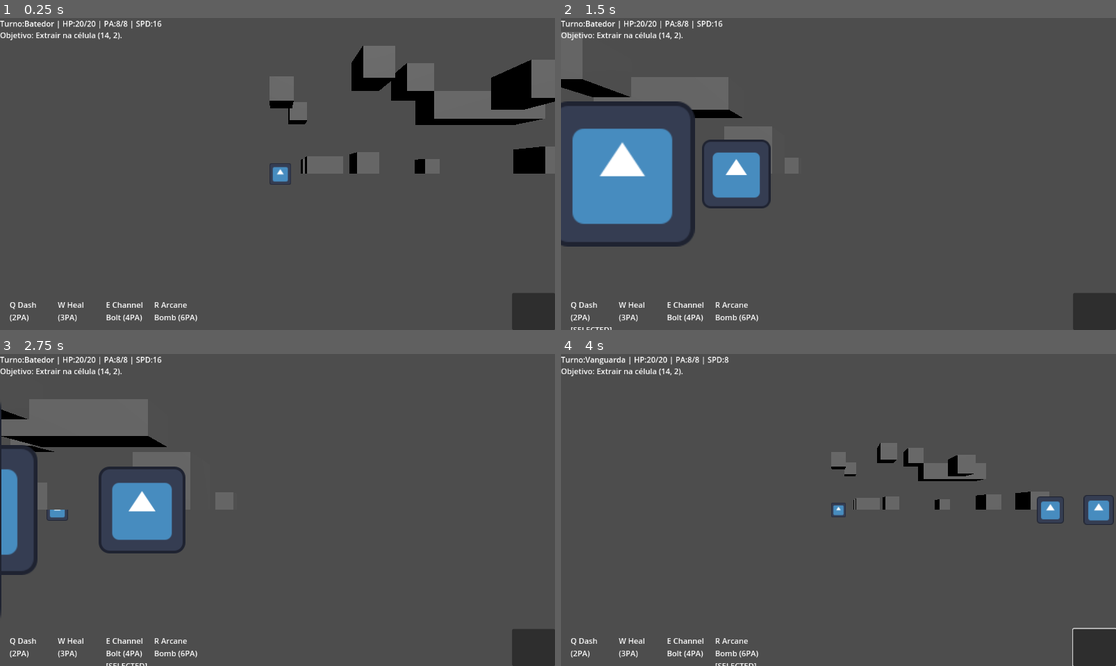
Above: before the commit, frames 1-4 (two rows, left to right).
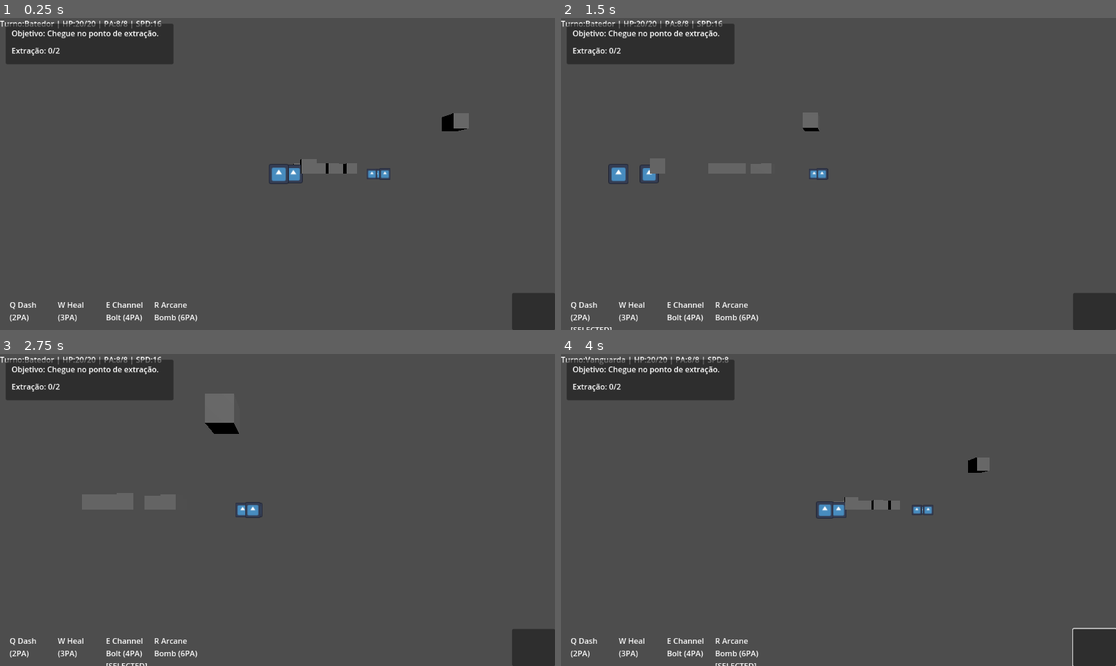
Above: after the commit, the same moments.

Repository: andrecc2507/JOGO
Game: Godot game, scene res://scene/main.tscn
The game is run twice, just before and just after one commit, with the same random seed, the same clock (stepped at 60 frames per second) and the same inputs. The engine's default icon, where the game draws it, is replaced by a stand-in: a white triangle on a blue panel in a dark square.
Inputs (mouse positions are in pixels of both pictures, inside the frame that each line leads up to):
- Up to frame 1 (0.25 s): no input
- Up to frame 2 (1.5 s): tap Enter at 0.5 s; move the mouse to (960, 158) at 0.52 s; hold D 0.53-1.28 s; hold Shift 0.53-1.28 s; click (960, 158) at 0.67 s; move the mouse to (727, 189) at 1.27 s; hold S from 1.28 s (still down); tap Q at 1.35 s
- Up to frame 3 (2.75 s): move the mouse to (333, 441) at 2.02 s; release S at 2.03 s; hold D from 2.03 s (still down); tap E at 2.1 s
- Up to frame 4 (4 s): release D at 2.75 s; click (1093, 647) at 2.75 s; move the mouse to (810, 572) at 3.52 s; hold W from 3.53 s (still down); tap R at 3.6 s; click (810, 572) at 3.67 s

The runs differ from the first frame. In frame 1, 11% of the frame differs, in the area x 0-100%, y 1-54%; in frame 2, 13%, in the area x 0-49%, y 1-74%; in frame 3, 10%; in frame 4, 6.8%.

Commit message:
Implement mission lifecycle UI and logic

Diff:
--- a/scene/main.tscn
+++ b/scene/main.tscn
@@ -59,12 +59,6 @@
 offset_bottom = 23.0
 text = "Turno . . ."
 
-[node name="ObjectiveLabel" type="Label" parent="UI"]
-offset_top = 24.0
-offset_right = 400.0
-offset_bottom = 48.0
-text = "Objetivo: ..."
-
 [node name="EndTurnButton" type="Button" parent="UI"]
 anchors_preset = 3
 anchor_left = 1.0
@@ -80,40 +74,74 @@
 offset_right = 40.0
 offset_bottom = 23.0
 
-[node name="ResultPanel" type="Panel" parent="UI"]
+[node name="MissionPanel" type="Panel" parent="UI"]
+offset_left = 12.0
+offset_top = 12.0
+offset_right = 360.0
+offset_bottom = 96.0
+
+[node name="ObjectiveLabel" type="Label" parent="UI/MissionPanel"]
+offset_left = 12.0
+offset_top = 8.0
+offset_right = 342.0
+offset_bottom = 32.0
+autowrap_mode = 2
+text = "Objetivo: ..."
+
+[node name="ProgressLabel" type="Label" parent="UI/MissionPanel"]
+offset_left = 12.0
+offset_top = 44.0
+offset_right = 342.0
+offset_bottom = 68.0
+autowrap_mode = 2
+text = "Progresso: ..."
+
+[node name="EndScreen" type="Panel" parent="UI"]
 anchors_preset = 8
 anchor_left = 0.5
 anchor_top = 0.5
 anchor_right = 0.5
 anchor_bottom = 0.5
 offset_left = -180.0
-offset_top = -90.0
+offset_top = -120.0
 offset_right = 180.0
-offset_bottom = 90.0
+offset_bottom = 120.0
 visible = false
 
-[node name="ResultLabel" type="Label" parent="UI/ResultPanel"]
-anchors_preset = 8
+[node name="TitleLabel" type="Label" parent="UI/EndScreen"]
 anchor_left = 0.5
-anchor_top = 0.5
+anchor_top = 0.0
 anchor_right = 0.5
-anchor_bottom = 0.5
-offset_left = -160.0
-offset_top = -60.0
-offset_right = 160.0
-offset_bottom = 10.0
+anchor_bottom = 0.0
+offset_left = -140.0
+offset_top = 12.0
+offset_right = 140.0
+offset_bottom = 48.0
 horizontal_alignment = 1
 vertical_alignment = 1
-text = "Resultado"
+text = "VITÓRIA"
 
-[node name="NextMissionButton" type="Button" parent="UI/ResultPanel"]
-anchors_preset = 8
+[node name="ReasonLabel" type="Label" parent="UI/EndScreen"]
 anchor_left = 0.5
-anchor_top = 0.5
+anchor_top = 0.0
 anchor_right = 0.5
-anchor_bottom = 0.5
-offset_left = -80.0
-offset_top = 30.0
-offset_right = 80.0
-offset_bottom = 70.0
-text = "Próxima Missão"
+anchor_bottom = 0.0
+offset_left = -160.0
+offset_top = 52.0
+offset_right = 160.0
+offset_bottom = 92.0
+horizontal_alignment = 1
+vertical_alignment = 1
+autowrap_mode = 2
+text = "Motivo"
+
+[node name="RestartButton" type="Button" parent="UI/EndScreen"]
+anchor_left = 0.5
+anchor_top = 0.0
+anchor_right = 0.5
+anchor_bottom = 0.0
+offset_left = -70.0
+offset_top = 98.0
+offset_right = 70.0
+offset_bottom = 130.0
+text = "Reiniciar"
--- a/scripts/tactical/mission_generator.gd
+++ b/scripts/tactical/mission_generator.gd
@@ -3,9 +3,12 @@
 
 enum Objective { ELIMINATE, EXTRACT, DEFEND }
 
-static func generate(seed: int, w: int, h: int) -> Dictionary:
+static func generate(map_w: int, map_h: int) -> Dictionary:
 	var rng := RandomNumberGenerator.new()
-	rng.seed = seed
+	rng.randomize()
+	var seed = rng.seed
+	var w = max(6, map_w)
+	var h = max(6, map_h)
 
 	var heights: Dictionary = {}
 	var obstacles: Array[Dictionary] = []
@@ -48,27 +51,49 @@
 		})
 
 	# objetivo
-	var obj = Objective.ELIMINATE
+	var objective_type = "KILL_ALL"
+	var objective_text = "Elimine todos os inimigos."
 	var roll = rng.randi_range(1, 100)
+	var turn_limit = 0
+
 	if roll <= 35:
-		obj = Objective.EXTRACT
+		objective_type = "EXTRACT"
+		objective_text = "Chegue no ponto de extração."
 	elif roll <= 60:
-		obj = Objective.DEFEND
+		objective_type = "SURVIVE"
+		turn_limit = rng.randi_range(4, 6)
+		objective_text = "Proteja o aliado por %d turnos." % turn_limit
 
 	# spawns
-	var p_spawn = [Vector2i(2, 2), Vector2i(2, 4)]
-	var e_spawn = [Vector2i(w - 3, h - 3), Vector2i(w - 4, h - 4), Vector2i(w - 3, h - 5)]
+	var p_spawn = [
+		Vector2i(1, h - 2),
+		Vector2i(2, h - 3)
+	]
+	var e_spawn = [
+		Vector2i(w - 3, 2),
+		Vector2i(w - 4, 3),
+		Vector2i(w - 3, 4)
+	]
 
-	var extract_cell = Vector2i(w - 2, 2)
-	var defend_turns = rng.randi_range(4, 6)
+	var extract_cell = Vector2i(w - 2, 1)
+	if objective_type != "EXTRACT":
+		extract_cell = Vector2i(-1, -1)
+
+	# garantir célula de extração livre
+	if objective_type == "EXTRACT":
+		for i in range(obstacles.size() - 1, -1, -1):
+			if obstacles[i].get("cell", Vector2i(-1, -1)) == extract_cell:
+				obstacles.remove_at(i)
 
 	return {
 		"heights": heights,
 		"obstacles": obstacles,
-		"objective": obj,
+		"objective_type": objective_type,
+		"objective_text": objective_text,
+		"extract_cell": extract_cell,
+		"enemy_spawns": e_spawn,
 		"player_spawns": p_spawn,
-		"enemy_spawns": e_spawn,
-		"extract_cell": extract_cell,
-		"defend_turns": defend_turns,
+		"turn_limit": turn_limit,
+		"vip_required": false,
 		"seed": seed
 	}
--- a/scripts/tactical/tactical_controller.gd
+++ b/scripts/tactical/tactical_controller.gd
@@ -20,22 +20,29 @@
 @onready var ui_label: Label = $"../UI/TurnLabel"
 @onready var aim_label: Label = $"../UI/AimLabel"
 @onready var end_turn_btn: Button = get_node_or_null("../UI/EndTurnButton")
-@onready var objective_label: Label = get_node_or_null("../UI/ObjectiveLabel")
-@onready var result_panel: Control = get_node_or_null("../UI/ResultPanel")
-@onready var result_label: Label = get_node_or_null("../UI/ResultPanel/ResultLabel")
-@onready var next_mission_btn: Button = get_node_or_null("../UI/ResultPanel/NextMissionButton")
 @onready var _cam: Camera3D = get_node_or_null("../CameraRig/Camera3D") as Camera3D
 
 var grid: GridData
 var player_units: Array[Unit] = []
 var enemy_units: Array[Unit] = []
-var mission_data: Dictionary = {}
-var mission_objective: int = MissionGenerator.Objective.ELIMINATE
+var mission := {}
+var mission_state := {"completed": false, "failed": false, "turns": 0}
+var mission_objective_type := "KILL_ALL"
+var mission_objective_text := ""
 var mission_extract_cell: Vector2i = Vector2i(-1, -1)
-var mission_defend_turns: int = 0
-var mission_defend_target_activation: int = 0
+var mission_turn_limit: int = 0
 var mission_seed: int = 0
 var mission_active: bool = false
+var _last_active_team := -1
+
+# Mission UI
+var mission_panel: Control
+var mission_objective_label: Label
+var mission_progress_label: Label
+var end_screen: Control
+var end_title_label: Label
+var end_reason_label: Label
+var restart_button: Button
 
 # Costs / tuning
 const MOVE_COST_PER_TILE := 1
@@ -96,6 +103,7 @@
 	_ensure_los_visuals()
 	_ensure_hotbar_ui()
 	_ensure_objective_marker()
+	_ensure_mission_ui()
 	if _cam == null:
 		_cam = get_node_or_null("../CameraRig/Pivot/Camera3D") as Camera3D
 
@@ -108,8 +116,8 @@
 
 	if end_turn_btn:
 		end_turn_btn.pressed.connect(_on_end_turn_pressed)
-	if next_mission_btn:
-		next_mission_btn.pressed.connect(_on_next_mission_pressed)
+	if restart_button:
+		restart_button.pressed.connect(_on_restart_pressed)
 
 	_start_new_mission()
 
@@ -122,27 +130,29 @@
 	map_h = h
 	grid = GridData.new(w, h)
 
-	mission_seed = randi()
-	mission_data = MissionGenerator.generate(mission_seed, w, h)
-	mission_objective = int(mission_data.get("objective", MissionGenerator.Objective.ELIMINATE))
-	mission_extract_cell = mission_data.get("extract_cell", Vector2i(-1, -1))
-	mission_defend_turns = int(mission_data.get("defend_turns", 0))
+	mission = MissionGenerator.generate(w, h)
+	mission_seed = int(mission.get("seed", 0))
+	mission_objective_type = String(mission.get("objective_type", "KILL_ALL"))
+	mission_objective_text = String(mission.get("objective_text", ""))
+	mission_extract_cell = mission.get("extract_cell", Vector2i(-1, -1))
+	mission_turn_limit = int(mission.get("turn_limit", 0))
+	mission_state = {"completed": false, "failed": false, "turns": 0}
+	_last_active_team = -1
 
 	_build_map_from_mission()
 	_spawn_units_from_mission()
 
-	_update_objective_ui()
+	_update_mission_ui()
 	_update_extract_marker()
 
-	if result_panel:
-		result_panel.visible = false
+	if end_screen:
+		end_screen.visible = false
 	mission_active = true
 	if timeline:
 		timeline.reset()
 		timeline.set_process(true)
 		for u in player_units + enemy_units:
 			timeline.register_unit(u)
-		mission_defend_target_activation = timeline.activation_count + mission_defend_turns
 	action_mode = ActionMode.MOVE
 	_selected_ability = {}
 
@@ -180,12 +190,12 @@
 	mission_active = false
 
 func _build_map_from_mission() -> void:
-	var heights: Dictionary = mission_data.get("heights", {})
+	var heights: Dictionary = mission.get("heights", {})
 	for cell in heights.keys():
 		var z = int(heights[cell])
 		grid.set_height(cell.x, cell.y, z)
 
-	var obstacles: Array = mission_data.get("obstacles", [])
+	var obstacles: Array = mission.get("obstacles", [])
 	for ob in obstacles:
 		var cell = ob.get("cell", Vector2i.ZERO)
 		var mat = int(ob.get("mat", Damage.MatType.WOOD))
@@ -197,16 +207,18 @@
 		push_error("unit_scene não setado no TacticalController")
 		return
 
-	var player_spawns: Array = mission_data.get("player_spawns", [])
-	var enemy_spawns: Array = mission_data.get("enemy_spawns", [])
-
-	for i in range(player_spawns.size()):
-		var cell: Vector2i = player_spawns[i]
+	var player_spawns: Array = mission.get("player_spawns", [])
+	var enemy_spawns: Array = mission.get("enemy_spawns", [])
+	var player_count = max(2, player_spawns.size())
+	var enemy_count = max(3, enemy_spawns.size())
+
+	for i in range(player_count):
+		var cell: Vector2i = _spawn_cell_for_player(i, player_spawns)
 		var u := _make_player_unit(i)
 		_add_unit(u, cell)
 
-	for i in range(enemy_spawns.size()):
-		var ecell: Vector2i = enemy_spawns[i]
+	for i in range(enemy_count):
+		var ecell: Vector2i = _spawn_cell_for_enemy(i, enemy_spawns)
 		var e := _make_enemy_unit(i)
 		_add_unit(e, ecell)
 
@@ -250,6 +262,10 @@
 func _on_active_unit_changed(u: Unit) -> void:
 	if not mission_active:
 		return
+	if u != null and u.team == 0 and _last_active_team != 0:
+		mission_state["turns"] = int(mission_state.get("turns", 0)) + 1
+	_update_mission_ui()
+	_last_active_team = u.team
 	_snap_hold_cell = Vector2i(-999, -999)
 	_snap_hold_time = 0.0
 	_enemy_acted_for_turn = false
@@ -280,7 +296,7 @@
 	_check_mission_status()
 
 func _process(delta: float) -> void:
-	if not mission_active:
+	if not mission_active or mission_state.get("completed", false) or mission_state.get("failed", false):
 		return
 	var act: Unit = timeline.get_active_unit()
 
@@ -373,7 +389,7 @@
 	_update_target_ring(act, target_cell)
 
 func _unhandled_input(event: InputEvent) -> void:
-	if not mission_active:
+	if not mission_active or mission_state.get("completed", false) or mission_state.get("failed", false):
 		return
 	var act: Unit = timeline.get_active_unit()
 	if act == null or act.team != 0:
@@ -629,32 +645,145 @@
 	ui_label.text = "%s | Mover:%dPA | %s" % [base, move_cost, cover_txt]
 	aim_label.text = shot_txt
 
-func _update_objective_ui() -> void:
-	if objective_label == null:
-		return
-	objective_label.text = _mission_objective_text()
-
-func _mission_objective_text() -> String:
-	match mission_objective:
-		MissionGenerator.Objective.ELIMINATE:
-			return "Objetivo: Eliminar todos os inimigos."
-		MissionGenerator.Objective.EXTRACT:
-			return "Objetivo: Extrair na célula (%d, %d)." % [mission_extract_cell.x, mission_extract_cell.y]
-		MissionGenerator.Objective.DEFEND:
-			return "Objetivo: Defender por %d turnos." % mission_defend_turns
+func _ensure_mission_ui() -> void:
+	var ui = get_node_or_null("../UI")
+	if ui == null:
+		return
+
+	mission_panel = ui.get_node_or_null("MissionPanel") as Control
+	if mission_panel == null:
+		mission_panel = Panel.new()
+		mission_panel.name = "MissionPanel"
+		mission_panel.anchor_left = 0.0
+		mission_panel.anchor_right = 0.0
+		mission_panel.anchor_top = 0.0
+		mission_panel.anchor_bottom = 0.0
+		mission_panel.offset_left = 12
+		mission_panel.offset_top = 12
+		mission_panel.offset_right = 360
+		mission_panel.offset_bottom = 96
+		ui.add_child(mission_panel)
+
+	mission_objective_label = mission_panel.get_node_or_null("ObjectiveLabel") as Label
+	if mission_objective_label == null:
+		mission_objective_label = Label.new()
+		mission_objective_label.name = "ObjectiveLabel"
+		mission_objective_label.position = Vector2(12, 8)
+		mission_objective_label.size = Vector2(330, 32)
+		mission_objective_label.autowrap_mode = TextServer.AUTOWRAP_WORD_SMART
+		mission_panel.add_child(mission_objective_label)
+
+	mission_progress_label = mission_panel.get_node_or_null("ProgressLabel") as Label
+	if mission_progress_label == null:
+		mission_progress_label = Label.new()
+		mission_progress_label.name = "ProgressLabel"
+		mission_progress_label.position = Vector2(12, 44)
+		mission_progress_label.size = Vector2(330, 32)
+		mission_progress_label.autowrap_mode = TextServer.AUTOWRAP_WORD_SMART
+		mission_panel.add_child(mission_progress_label)
+
+	end_screen = ui.get_node_or_null("EndScreen") as Control
+	if end_screen == null:
+		end_screen = Panel.new()
+		end_screen.name = "EndScreen"
+		end_screen.anchor_left = 0.5
+		end_screen.anchor_top = 0.5
+		end_screen.anchor_right = 0.5
+		end_screen.anchor_bottom = 0.5
+		end_screen.offset_left = -180
+		end_screen.offset_top = -120
+		end_screen.offset_right = 180
+		end_screen.offset_bottom = 120
+		end_screen.visible = false
+		ui.add_child(end_screen)
+
+	end_title_label = end_screen.get_node_or_null("TitleLabel") as Label
+	if end_title_label == null:
+		end_title_label = Label.new()
+		end_title_label.name = "TitleLabel"
+		end_title_label.horizontal_alignment = HORIZONTAL_ALIGNMENT_CENTER
+		end_title_label.vertical_alignment = VERTICAL_ALIGNMENT_CENTER
+		end_title_label.anchor_left = 0.5
+		end_title_label.anchor_top = 0.0
+		end_title_label.anchor_right = 0.5
+		end_title_label.anchor_bottom = 0.0
+		end_title_label.offset_left = -140
+		end_title_label.offset_top = 12
+		end_title_label.offset_right = 140
+		end_title_label.offset_bottom = 48
+		end_screen.add_child(end_title_label)
+
+	end_reason_label = end_screen.get_node_or_null("ReasonLabel") as Label
+	if end_reason_label == null:
+		end_reason_label = Label.new()
+		end_reason_label.name = "ReasonLabel"
+		end_reason_label.horizontal_alignment = HORIZONTAL_ALIGNMENT_CENTER
+		end_reason_label.vertical_alignment = VERTICAL_ALIGNMENT_CENTER
+		end_reason_label.anchor_left = 0.5
+		end_reason_label.anchor_top = 0.0
+		end_reason_label.anchor_right = 0.5
+		end_reason_label.anchor_bottom = 0.0
+		end_reason_label.offset_left = -160
+		end_reason_label.offset_top = 52
+		end_reason_label.offset_right = 160
+		end_reason_label.offset_bottom = 92
+		end_reason_label.autowrap_mode = TextServer.AUTOWRAP_WORD_SMART
+		end_screen.add_child(end_reason_label)
+
+	restart_button = end_screen.get_node_or_null("RestartButton") as Button
+	if restart_button == null:
+		restart_button = Button.new()
+		restart_button.name = "RestartButton"
+		restart_button.text = "Reiniciar"
+		restart_button.anchor_left = 0.5
+		restart_button.anchor_top = 0.0
+		restart_button.anchor_right = 0.5
+		restart_button.anchor_bottom = 0.0
+		restart_button.offset_left = -70
+		restart_button.offset_top = 98
+		restart_button.offset_right = 70
+		restart_button.offset_bottom = 130
+		end_screen.add_child(restart_button)
+
+func _update_mission_ui() -> void:
+	if mission_objective_label == null or mission_progress_label == null:
+		return
+	var objective = mission_objective_text
+	if objective.is_empty():
+		match mission_objective_type:
+			"KILL_ALL":
+				objective = "Elimine todos os inimigos."
+			"EXTRACT":
+				objective = "Chegue no ponto de extração."
+			"SURVIVE":
+				objective = "Proteja o aliado por %d turnos." % mission_turn_limit
+			_:
+				objective = "..."
+	mission_objective_label.text = "Objetivo: %s" % objective
+
+	var progress = ""
+	match mission_objective_type:
+		"KILL_ALL":
+			progress = "Inimigos restantes: %d" % enemy_units.size()
+		"EXTRACT":
+			var extracted = 0
+			for u in player_units:
+				if u.cell == mission_extract_cell:
+					extracted += 1
+			progress = "Extração: %d/%d" % [extracted, max(1, player_units.size())]
+		"SURVIVE":
+			progress = "Turnos: %d/%d" % [int(mission_state.get("turns", 0)), mission_turn_limit]
 		_:
-			return "Objetivo: ..."
-
-func _set_result_panel(visible: bool, title: String, detail: String = "") -> void:
-	if result_panel:
-		result_panel.visible = visible
-	if result_label:
-		if detail.is_empty():
-			result_label.text = title
-		else:
-			result_label.text = "%s\n%s" % [title, detail]
-	if next_mission_btn:
-		next_mission_btn.disabled = not visible
+			progress = ""
+	mission_progress_label.text = progress
+
+func _show_end_screen(title: String, detail: String = "") -> void:
+	if end_screen:
+		end_screen.visible = true
+	if end_title_label:
+		end_title_label.text = title
+	if end_reason_label:
+		end_reason_label.text = detail
 
 # ---------------- Raycast ----------------
 
@@ -852,7 +981,7 @@
 func _update_extract_marker() -> void:
 	if extract_marker == null:
 		return
-	if mission_objective != MissionGenerator.Objective.EXTRACT:
+	if mission_objective_type != "EXTRACT":
 		extract_marker.visible = false
 		return
 	if grid == null:
@@ -1273,6 +1402,7 @@
 		timeline.unregister_unit(u)
 
 	u.queue_free()
+	_update_mission_ui()
 	_check_mission_status()
 
 # ---------------- Mission results ----------------
@@ -1280,21 +1410,23 @@
 func _check_mission_status() -> void:
 	if not mission_active:
 		return
+	if mission_state.get("completed", false) or mission_state.get("failed", false):
+		return
 	if player_units.is_empty():
 		_handle_defeat("Todos os aliados foram derrotados.")
 		return
 
-	match mission_objective:
-		MissionGenerator.Objective.ELIMINATE:
+	match mission_objective_type:
+		"KILL_ALL":
 			if enemy_units.is_empty():
 				_handle_victory("Inimigos eliminados.")
-		MissionGenerator.Objective.EXTRACT:
+		"EXTRACT":
 			for u in player_units:
 				if u.cell == mission_extract_cell:
 					_handle_victory("Extração alcançada.")
 					return
-		MissionGenerator.Objective.DEFEND:
-			if timeline != null and timeline.activation_count >= mission_defend_target_activation:
+		"SURVIVE":
+			if int(mission_state.get("turns", 0)) >= mission_turn_limit and mission_turn_limit > 0:
 				_handle_victory("Defesa concluída.")
 				return
 			if enemy_units.is_empty():
@@ -1305,24 +1437,53 @@
 	if not mission_active:
 		return
 	mission_active = false
+	mission_state["completed"] = true
 	if timeline:
 		timeline.set_process(false)
 	if end_turn_btn:
 		end_turn_btn.disabled = true
-	_set_result_panel(true, "Vitória!", reason)
+	_show_end_screen("VITÓRIA", reason)
 
 func _handle_defeat(reason: String) -> void:
 	if not mission_active:
 		return
 	mission_active = false
+	mission_state["failed"] = true
 	if timeline:
 		timeline.set_process(false)
 	if end_turn_btn:
 		end_turn_btn.disabled = true
-	_set_result_panel(true, "Derrota", reason)
-
-func _on_next_mission_pressed() -> void:
-	_start_new_mission()
+	_show_end_screen("DERROTA", reason)
+
+func _on_restart_pressed() -> void:
+	get_tree().reload_current_scene()
+
+func _spawn_cell_for_player(idx: int, spawns: Array) -> Vector2i:
+	if idx < spawns.size():
+		return spawns[idx]
+	return _fallback_player_spawn(idx)
+
+func _spawn_cell_for_enemy(idx: int, spawns: Array) -> Vector2i:
+	if idx < spawns.size():
+		return spawns[idx]
+	return _fallback_enemy_spawn(idx)
+
+func _fallback_player_spawn(idx: int) -> Vector2i:
+	var base = [
+		Vector2i(1, map_h - 2),
+		Vector2i(2, map_h - 3),
+		Vector2i(1, map_h - 4)
+	]
+	return base[min(idx, base.size() - 1)]
+
+func _fallback_enemy_spawn(idx: int) -> Vector2i:
+	var base = [
+		Vector2i(map_w - 3, 2),
+		Vector2i(map_w - 4, 3),
+		Vector2i(map_w - 3, 4),
+		Vector2i(map_w - 5, 3)
+	]
+	return base[min(idx, base.size() - 1)]
 
 # ---------------- Misc helpers ----------------
 
